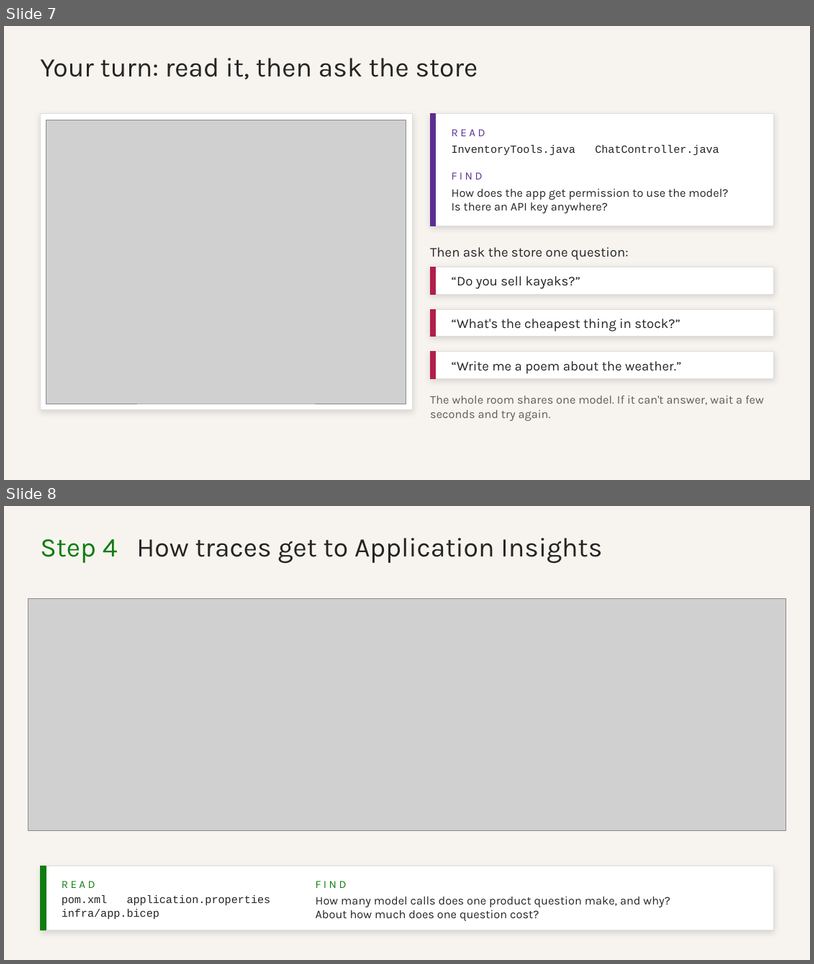
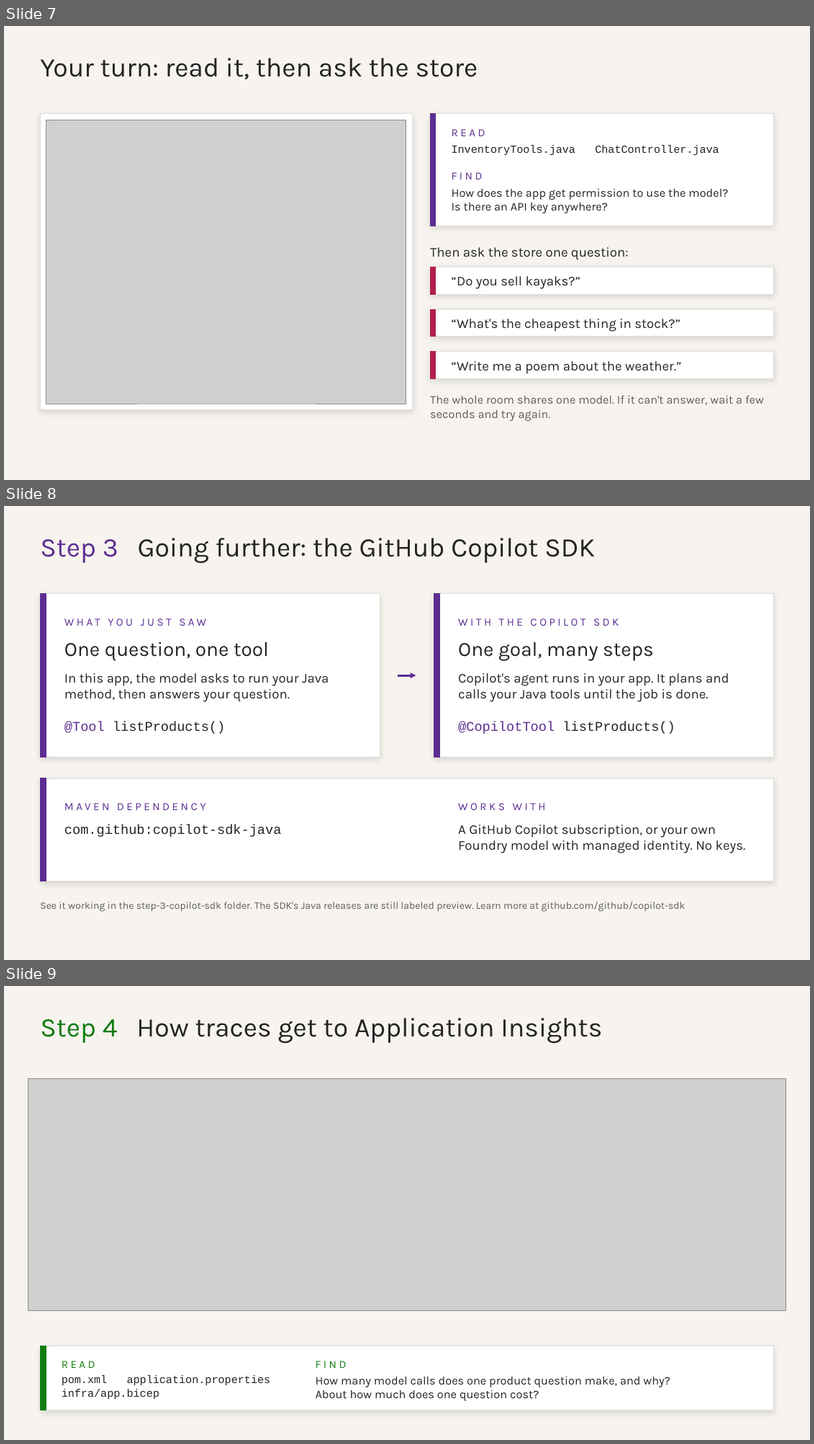
Before and after one commit to roryp/spring-ai-webstore, a slide deck: docs/trail-store-workshop.pptx. Shown one above the other, each under a label of ours: slides 7 and 8 before the commit, slides 7, 8 and 9 after it. The pictures are 814x964 and 814x1444 pixels, drawn with LibreOffice and Linux fonts; fonts in the diff are those of the drawing; grey boxes stand for pictures. Boxes give left, top, right and bottom in pixels: in the first picture for what was removed or moved away, otherwise in the second. Text is boxed around its words. In the diff, an @@ line names an element or a change of style, - is before the commit and + after.

```diff
--- a/docs/trail-store-workshop.pptx
+++ b/docs/trail-store-workshop.pptx
@@ slide 8 added at <box>4,506,810,960</box>, background #F7F4EF @@
@@ text added at <box>40,538,595,563</box>, 32 pt, text #242424 @@
+Step 3 Going further: the GitHub Copilot SDK
@@ rectangle added at <box>40,594,381,757</box>, fill #FFFFFF, outline #DEDEDE 0.75 pt @@
@@ rectangle added at <box>40,594,46,757</box>, fill #5C2D91, outline #5C2D91 1 pt @@
@@ rectangle added at <box>435,594,774,757</box>, fill #FFFFFF, outline #DEDEDE 0.75 pt @@
@@ rectangle added at <box>435,594,440,757</box>, fill #5C2D91, outline #5C2D91 1 pt @@
@@ text added at <box>64,618,206,626</box>, 13 pt, text #5C2D91 @@
+WHAT YOU JUST SAW
@@ text added at <box>458,618,619,626</box>, 13 pt, text #5C2D91 @@
+WITH THE COPILOT SDK
@@ text added at <box>64,642,269,661</box>, 24 pt, text #242424 @@
+One question, one tool
@@ text added at <box>458,642,654,661</box>, 24 pt, text #242424 @@
+One goal, many steps
@@ text added at <box>64,673,329,702</box>, 16 pt, text #242424 @@
+In this app, the model asks to run your Java method, then answers your question.
@@ arrow added from (398, 675) to (417, 675), #5C2D91 2.25 pt @@
@@ text added at <box>458,673,730,702</box>, 16 pt, text #242424 @@
+Copilot's agent runs in your app. It plans and calls your Java tools until the job is done.
@@ text added at <box>64,721,225,734</box>, 16 pt, text #242424 @@
+@Tool listProducts()
@@ text added at <box>458,721,675,734</box>, 16 pt, text #242424 @@
+@CopilotTool listProducts()
@@ rectangle added at <box>40,778,774,881</box>, fill #FFFFFF, outline #DEDEDE 0.75 pt @@
@@ rectangle added at <box>40,778,46,881</box>, fill #5C2D91, outline #5C2D91 1 pt @@
@@ text added at <box>64,803,206,810</box>, 13 pt, text #5C2D91 @@
+MAVEN DEPENDENCY
@@ text added at <box>458,803,546,810</box>, 13 pt, text #5C2D91 @@
+WORKS WITH
@@ text added at <box>64,824,282,836</box>, 16 pt, text #242424 @@
+com.github:copilot-sdk-java
@@ text added at <box>458,824,746,853</box>, 16 pt, text #242424 @@
+A GitHub Copilot subscription, or your own Foundry model with managed identity. No keys.
@@ text added at <box>40,901,686,911</box>, 12 pt, text #5C5C5C @@
+See it working in the step-3-copilot-sdk folder. The SDK's Java releases are still labeled preview. Learn more at github.com/github/copilot-sdk
@@ what was slide 8 is now slide 9 @@
```
Also in this commit, not shown: 27 other files.
